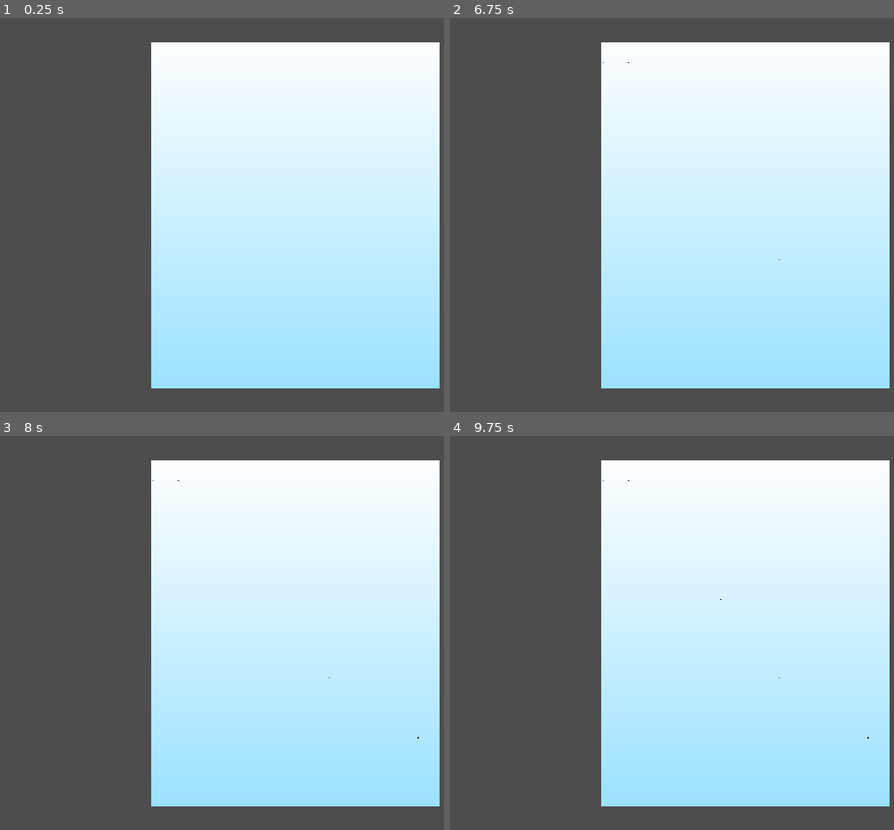
Above: before the commit, frames 1-4 (two rows, left to right).
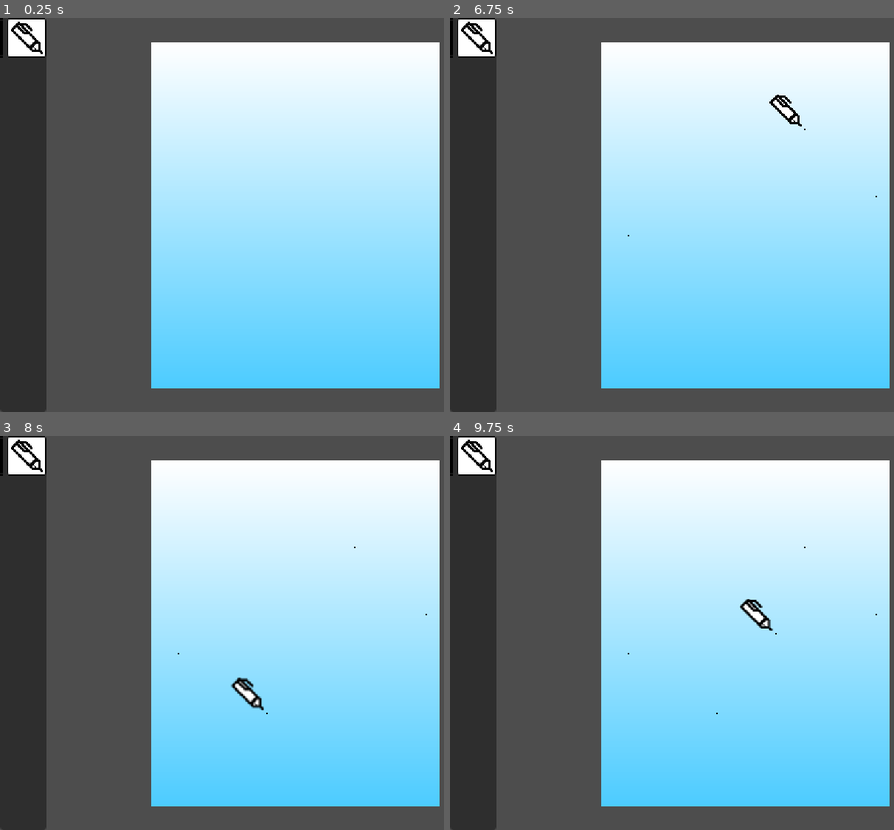
Above: after the commit, the same moments.

Repository: argonaut8/GGJ_2024
Game: Godot game, scene res://src/studio.tscn
Two runs of this game, one before a commit and one after it. Both use one fixed random seed, a clock stepped at 60 frames per second and the inputs below.
Inputs (mouse positions are in pixels of both pictures, inside the frame that each line leads up to):
- Up to frame 1 (0.25 s): no input
- Up to frame 2 (6.75 s): click (450, 37) at 0.52 s; click (476, 37) at 1.27 s; click (450, 37) at 2.02 s; click (476, 37) at 2.77 s; click (450, 37) at 3.52 s; click (476, 37) at 4.27 s; tap Enter at 5, 6.5 s; move the mouse to (876, 195) at 5.02 s; click (876, 195) at 5.17 s; tap Space at 5.75 s; move the mouse to (627, 234) at 5.77 s; click (627, 234) at 5.92 s; move the mouse to (805, 128) at 6.52 s; click (805, 128) at 6.67 s
- Up to frame 3 (8 s): tap Space at 7.25 s; move the mouse to (266, 711) at 7.27 s; click (266, 711) at 7.42 s
- Up to frame 4 (9.75 s): tap Enter at 8 s; move the mouse to (outside the picture) at 8.02 s; click (outside the picture) at 8.17 s; tap Space at 8.75 s; move the mouse to (569, 573) at 8.77 s; click (569, 573) at 8.92 s; move the mouse to (774, 633) at 9.52 s; click (774, 633) at 9.67 s

The runs differ from the first frame. In frame 1, 49% of the frame differs, in the area x 0-100%, y 0-100%; in frame 2, 50%; in frame 3, 49%; in frame 4, 49%.

Commit message:
tool buttons

Diff:
--- a/project.godot
+++ b/project.godot
@@ -32,6 +32,7 @@
 folder_colors={
 "res://assets/": "yellow",
 "res://src/": "red",
+"res://src/gui/": "green",
 "res://src/utils/": "blue"
 }
 
@@ -45,5 +46,6 @@
 
 [rendering]
 
+textures/canvas_textures/default_texture_filter=0
 renderer/rendering_method="gl_compatibility"
 renderer/rendering_method.mobile="gl_compatibility"
--- /dev/null
+++ b/src/gui/cursor.gd
@@ -0,0 +1,19 @@
+class_name Cursor
+extends Marker2D
+
+# Called when the node enters the scene tree for the first time.
+func _ready():
+	SignalBus.tool_selected.connect(set_tool)
+
+
+# Called every frame. 'delta' is the elapsed time since the previous frame.
+func _process(delta):
+	position = get_global_mouse_position()
+
+
+func set_tool(tool: Tool) -> void:
+	for child in get_children():
+		if child is Tool:
+			remove_child(child)
+
+	add_child(tool)
--- /dev/null
+++ b/src/gui/cursor.tscn
@@ -0,0 +1,6 @@
+[gd_scene load_steps=2 format=3 uid="uid://sjih05fmkufv"]
+
+[ext_resource type="Script" path="res://src/gui/cursor.gd" id="1_cuhpc"]
+
+[node name="Cursor" type="Marker2D"]
+script = ExtResource("1_cuhpc")
--- /dev/null
+++ b/src/gui/tool_box.gd
@@ -0,0 +1,21 @@
+extends PanelContainer
+
+
+const tool_button: PackedScene = preload("res://src/gui/tool_button.tscn")
+
+@onready var buttons_grid: GridContainer = $"%ButtonsGrid"
+
+func _ready():
+	SignalBus.set_available_tools.connect(set_tool_buttons)
+
+
+func set_tool_buttons(tools: Array[Tool]) -> void:
+	for tool in tools:
+		if tool is Brush:
+			var tool_button_instance = tool_button.instantiate()
+			buttons_grid.add_child(tool_button_instance)
+			tool_button_instance.set_icon(tool)
+			tool_button_instance.pressed.connect(tool_button_pressed.bind(tool))
+
+func tool_button_pressed(tool: Tool) -> void:
+	SignalBus.tool_selected.emit(tool)
--- /dev/null
+++ b/src/gui/tool_box.tscn
@@ -0,0 +1,22 @@
+[gd_scene load_steps=3 format=3 uid="uid://deuvj8k4p6c5a"]
+
+[ext_resource type="Script" path="res://src/gui/tool_box.gd" id="1_trmd0"]
+[ext_resource type="PackedScene" uid="uid://bwhm0keqknvd8" path="res://src/gui/tool_button.tscn" id="2_p4kln"]
+
+[node name="ToolBox" type="PanelContainer"]
+anchors_preset = 9
+anchor_bottom = 1.0
+grow_vertical = 2
+mouse_filter = 2
+script = ExtResource("1_trmd0")
+
+[node name="VBoxContainer" type="VBoxContainer" parent="."]
+layout_mode = 2
+
+[node name="ButtonsGrid" type="GridContainer" parent="VBoxContainer"]
+unique_name_in_owner = true
+layout_mode = 2
+columns = 6
+
+[node name="ToolButton" parent="VBoxContainer/ButtonsGrid" instance=ExtResource("2_p4kln")]
+layout_mode = 2
--- /dev/null
+++ b/src/gui/tool_button.gd
@@ -0,0 +1,15 @@
+class_name ToolButton
+extends Button
+
+# Called when the node enters the scene tree for the first time.
+func _ready():
+	pass # Replace with function body.
+
+
+# Called every frame. 'delta' is the elapsed time since the previous frame.
+func _process(delta):
+	pass
+
+func set_icon(tool: Tool) -> void:
+	if tool is Brush:
+		icon = tool.sprite.texture
--- /dev/null
+++ b/src/gui/tool_button.tscn
@@ -0,0 +1,22 @@
+[gd_scene load_steps=3 format=3 uid="uid://bwhm0keqknvd8"]
+
+[ext_resource type="Script" path="res://src/gui/tool_button.gd" id="2_8kbk7"]
+
+[sub_resource type="StyleBoxFlat" id="StyleBoxFlat_q08ni"]
+bg_color = Color(1, 1, 1, 1)
+border_width_left = 1
+border_width_top = 1
+border_width_right = 1
+border_width_bottom = 1
+border_color = Color(0, 0, 0, 1)
+border_blend = true
+corner_radius_top_left = 2
+corner_radius_top_right = 2
+corner_radius_bottom_right = 2
+corner_radius_bottom_left = 2
+
+[node name="ToolButton" type="Button"]
+offset_right = 8.0
+offset_bottom = 8.0
+theme_override_styles/normal = SubResource("StyleBoxFlat_q08ni")
+script = ExtResource("2_8kbk7")
--- a/src/studio.gd
+++ b/src/studio.gd
@@ -1,18 +1,20 @@
-extends Node
+class_name Studio
+extends Node2D
+
+enum TOOLS {PENCIL}
+
+@onready var backgroundSprite: Sprite2D = $"%Background"
+@onready var canvasSprite: Sprite2D = $"%Canvas"
 
 var canvas: Image
 var canvasTexture: ImageTexture
-@export var backgroundSprite: Sprite2D
-@export var canvasSprite: Sprite2D
-
 var current_tool: Tool
 
 # Called when the node enters the scene tree for the first time.
 func _ready():
 	# Create the gradient for the background
-	SignalBus.draw_pixels.connect(draw_pixels)
-	current_tool = Brush.new()
-	add_child(current_tool)
+	SignalBus.update_canvas.connect(update_canvas)
+	#current_tool = Brush.new()
 	var bgGradient: Gradient = Gradient.new()
 	var viewport_size = get_viewport().size
 	bgGradient.add_point(0, Color(1, 1, 1, 1))
@@ -29,12 +31,13 @@
 	canvas = Image.create(viewport_size.x, viewport_size.y, false, Image.FORMAT_RGBA8)
 	canvasTexture = ImageTexture.create_from_image(canvas)
 	canvasSprite.texture = canvasTexture
+	var tools: Array[Tool] = []
+	tools.append(Brush.new(canvas))
+	SignalBus.set_available_tools.emit(tools)
 
 # Called every frame. 'delta' is the elapsed time since the previous frame.
 func _process(delta):
 	pass
 
-func draw_pixels(pixels: Array[Vector2i]) -> void:
-	for pixel in pixels:
-		canvas.set_pixelv(pixel, Color.BLACK)
-		canvasTexture.update(canvas)
+func update_canvas() -> void:
+	canvasTexture.update(canvas)
--- a/src/studio.tscn
+++ b/src/studio.tscn
@@ -1,13 +1,23 @@
-[gd_scene load_steps=2 format=3 uid="uid://upbwsgd7jbpm"]
+[gd_scene load_steps=4 format=3 uid="uid://upbwsgd7jbpm"]
 
 [ext_resource type="Script" path="res://src/studio.gd" id="1_ck0s2"]
+[ext_resource type="PackedScene" uid="uid://deuvj8k4p6c5a" path="res://src/gui/tool_box.tscn" id="1_vwolu"]
+[ext_resource type="PackedScene" uid="uid://sjih05fmkufv" path="res://src/gui/cursor.tscn" id="3_fgchf"]
 
-[node name="Studio" type="Node" node_paths=PackedStringArray("backgroundSprite", "canvasSprite")]
-script = ExtResource("1_ck0s2")
-backgroundSprite = NodePath("SubViewportContainer/SubViewport/Background")
-canvasSprite = NodePath("SubViewportContainer/SubViewport/DrawingSurface")
+[node name="GameRoot" type="Control"]
+layout_mode = 3
+anchors_preset = 15
+anchor_right = 1.0
+anchor_bottom = 1.0
+grow_horizontal = 2
+grow_vertical = 2
+mouse_filter = 1
+
+[node name="ToolBox" parent="." instance=ExtResource("1_vwolu")]
+layout_mode = 1
 
 [node name="SubViewportContainer" type="SubViewportContainer" parent="."]
+layout_mode = 1
 anchors_preset = 8
 anchor_left = 0.5
 anchor_top = 0.5
@@ -27,8 +37,15 @@
 size = Vector2i(250, 300)
 render_target_update_mode = 4
 
-[node name="Background" type="Sprite2D" parent="SubViewportContainer/SubViewport"]
+[node name="Studio" type="Node2D" parent="SubViewportContainer/SubViewport"]
+script = ExtResource("1_ck0s2")
+
+[node name="Background" type="Sprite2D" parent="SubViewportContainer/SubViewport/Studio"]
+unique_name_in_owner = true
 centered = false
 
-[node name="DrawingSurface" type="Sprite2D" parent="SubViewportContainer/SubViewport"]
+[node name="Canvas" type="Sprite2D" parent="SubViewportContainer/SubViewport/Studio"]
+unique_name_in_owner = true
 centered = false
+
+[node name="Cursor" parent="SubViewportContainer/SubViewport" instance=ExtResource("3_fgchf")]
--- a/src/tools/brush.gd
+++ b/src/tools/brush.gd
@@ -6,20 +6,29 @@
 
 var is_clicked: bool = false
 
+func _init(canvas: Image) -> void:
+	super._init(canvas)
+	sprite.texture = load("res://assets/tools/button1.png")
+
 func _unhandled_input(event) -> void:
 	if event is InputEventMouseButton:
 		if event.get_button_index() == MOUSE_BUTTON_LEFT:
 			if event.pressed:
 				is_clicked = true
 				edited_pixels.append(event.position.round() as Vector2i)
-				SignalBus.draw_pixels.emit(edited_pixels)
-				edited_pixels.clear()
-				print("CLICK")
+				draw_pixels(edited_pixels)
 			else:
 				is_clicked = false
-				print(edited_pixels)
-				#
 	elif event is InputEventMouseMotion and is_clicked:
 		edited_pixels.append(event.position.round() as Vector2i)
-		SignalBus.draw_pixels.emit(edited_pixels)
-		edited_pixels.clear()
+		draw_pixels(edited_pixels)
+
+
+
+func draw_pixels(pixels: Array[Vector2i]) -> void:
+	var viewport_size = get_viewport_rect().size
+	for pixel in pixels:
+		if pixel.x >= 0 and pixel.x < viewport_size.x and pixel.y >= 0 and pixel.y < viewport_size.y:
+			canvas_ref.set_pixelv(pixel, Color.BLACK)
+			SignalBus.update_canvas.emit()
+	edited_pixels.clear()
--- a/src/tools/tool.gd
+++ b/src/tools/tool.gd
@@ -1,4 +1,14 @@
 class_name Tool
-extends Node
+extends Node2D
 
+var icon: Texture2D
+var sprite: Sprite2D
+var canvas_ref: Image
 var edited_pixels: Array[Vector2i] = []
+
+func _init(canvas: Image) -> void:
+	canvas_ref = canvas
+	sprite = Sprite2D.new()
+	add_child(sprite)
+	sprite.centered = false
+	sprite.offset = Vector2(-32, -32)
--- a/src/utils/signal_bus.gd
+++ b/src/utils/signal_bus.gd
@@ -1,3 +1,6 @@
 extends Node
 
+signal set_available_tools(tools: Array[Tool])
+signal update_canvas
+signal tool_selected(tool: Tool)
 signal draw_pixels(pixels: Array[Vector2i])
Binary file added: assets/tools/button1.png
Not shown, added: assets/tools/button1.png.import
Binary file added: assets/tools/button10.png
Not shown, added: assets/tools/button10.png.import
Binary file added: assets/tools/button11.png
Not shown, added: assets/tools/button11.png.import
Binary file added: assets/tools/button12.png
Not shown, added: assets/tools/button12.png.import
Binary file added: assets/tools/button13.png
Not shown, added: assets/tools/button13.png.import
Binary file added: assets/tools/button14.png
Not shown, added: assets/tools/button14.png.import
(and 18 more such lines)
